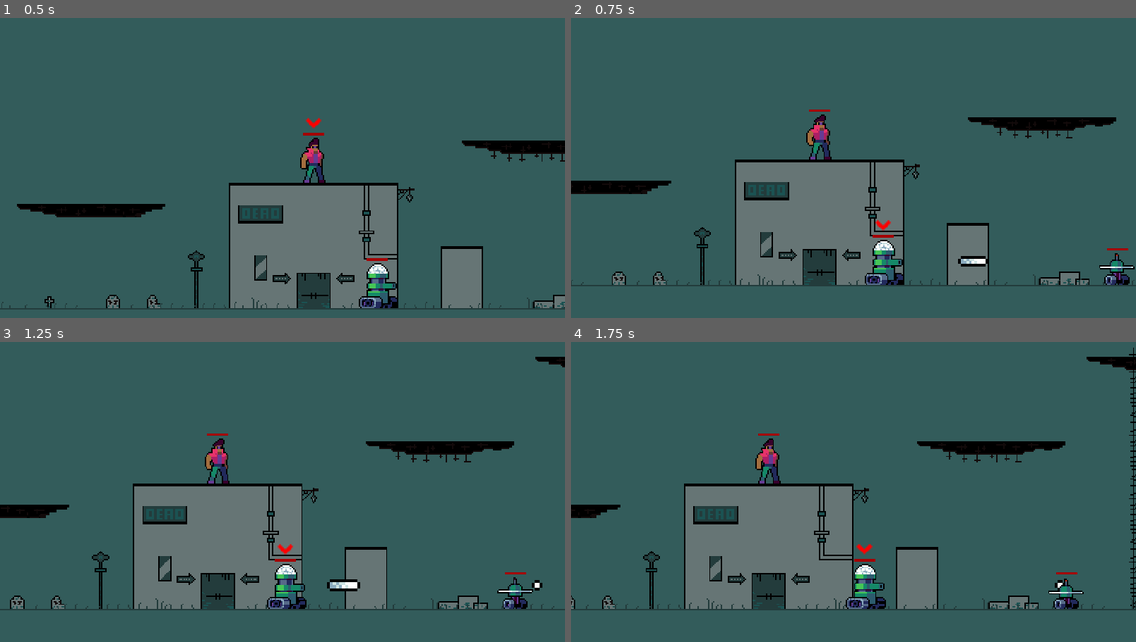
Above: before the commit, frames 1-4 (two rows, left to right).
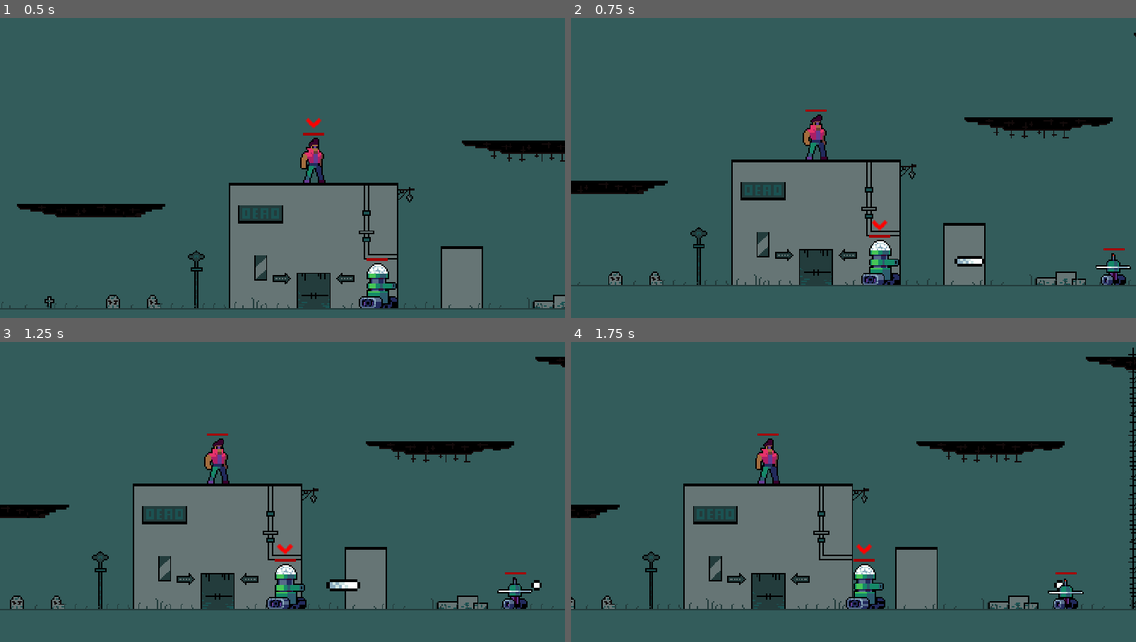
Above: after the commit, the same moments.

Repository: ericvennemeyer/taqueria-ultima
Game: Godot game, scene res://Scenes/world.tscn
Two runs of this game, one before a commit and one after it. Both use one fixed random seed, a clock stepped at 60 frames per second and the inputs below.
Inputs:
- Up to frame 1 (0.5 s): no input
- Up to frame 2 (0.75 s): tap Enter (change_player) at 0.5 s; hold D (move_right) from 0.53 s (still down); hold K (attack) from 0.53 s (still down)
- Up to frame 3 (1.25 s): keep holding D (move_right); keep holding K (attack); tap Space (jump) at 0.77 s
- Up to frame 4 (1.75 s): keep holding D (move_right); release K (attack) at 1.28 s; tap K (attack) at 1.35 s; tap Space (jump) at 1.52 s

Frame 1 is identical in both runs. In frame 2, 4.2% of the frame differs, in the area x 0-100%, y 4-89%; in frame 3, 0.6%; in frame 4, 0.9%.

Commit message:
Working on camera shake.

Diff:
--- a/Scenes/world.tscn
+++ b/Scenes/world.tscn
@@ -1,11 +1,12 @@
-[gd_scene load_steps=15 format=3 uid="uid://d2pob0ffnaeal"]
+[gd_scene load_steps=16 format=3 uid="uid://d2pob0ffnaeal"]
 
 [ext_resource type="Script" path="res://Scripts/world.gd" id="1_qihp8"]
+[ext_resource type="Script" path="res://Components/shake_component.gd" id="2_drkny"]
 [ext_resource type="PackedScene" uid="uid://cpx1ygw3suhcn" path="res://Scenes/player.tscn" id="3_uj7fh"]
 [ext_resource type="PackedScene" uid="uid://dwgdoxctxjlc0" path="res://Scenes/ladder.tscn" id="3_wcnyj"]
 [ext_resource type="Texture2D" uid="uid://cet5ypxdip8ei" path="res://Assets/Tilesets/Dead Tileset V1.png" id="5_eayi0"]
 [ext_resource type="Texture2D" uid="uid://d1wmq1ryxywku" path="res://Assets/Tilesets/SCi-fi assets planet one.png" id="5_eha45"]
-[ext_resource type="PackedScene" uid="uid://cyfp0mwm87gmv" path="res://enemy_wave_spawner.tscn" id="5_q0o1e"]
+[ext_resource type="PackedScene" uid="uid://cyfp0mwm87gmv" path="res://Scenes/enemy_wave_spawner.tscn" id="5_q0o1e"]
 [ext_resource type="Texture2D" uid="uid://bp6qgy6dr1edk" path="res://Assets/Tilesets/SCi-fi-Planet one Add ons v1.png" id="6_di7bd"]
 [ext_resource type="PackedScene" uid="uid://cj0dma3dx8ju" path="res://Scenes/tank_bot.tscn" id="7_7je4c"]
 [ext_resource type="PackedScene" uid="uid://cq5lqarmml37j" path="res://Scenes/slice_bot.tscn" id="8_kg5sa"]
@@ -645,7 +646,9 @@
 [node name="World" type="Node2D"]
 script = ExtResource("1_qihp8")
 
-[node name="Camera2D" type="Camera2D" parent="."]
+[node name="CameraContainer" type="Node2D" parent="."]
+
+[node name="Camera2D" type="Camera2D" parent="CameraContainer"]
 zoom = Vector2(1.5, 1.5)
 limit_left = 0
 limit_top = 0
@@ -658,8 +661,20 @@
 [node name="Player" parent="Player-Controlled" instance=ExtResource("3_uj7fh")]
 position = Vector2(320, 240)
 
+[node name="ShakeComponent" type="Node" parent="Player-Controlled/Player" node_paths=PackedStringArray("node")]
+script = ExtResource("2_drkny")
+node = NodePath("../../../CameraContainer")
+shake_amount = 20.0
+shake_duration = 0.5
+
 [node name="TankBot" parent="Player-Controlled" instance=ExtResource("7_7je4c")]
 position = Vector2(368, 335)
+
+[node name="ShakeComponent" type="Node" parent="Player-Controlled/TankBot" node_paths=PackedStringArray("node")]
+script = ExtResource("2_drkny")
+node = NodePath("../../../CameraContainer")
+shake_amount = 20.0
+shake_duration = 0.5
 
 [node name="SliceBot" parent="Player-Controlled" instance=ExtResource("8_kg5sa")]
 position = Vector2(545, 335)
--- a/Scripts/player.gd
+++ b/Scripts/player.gd
@@ -22,6 +22,7 @@
 @onready var coyote_jump_timer = $CoyoteJumpTimer
 @onready var spawner_component: SpawnerComponent = $Sprites/SpawnerComponent
 @onready var hurtbox_component: HurtboxComponent = $HurtboxComponent
+@onready var shake_component: ShakeComponent = $ShakeComponent
 
 
 func _ready() -> void:
@@ -98,6 +99,7 @@
 func fire_bullet():
 	var bullet = spawner_component.spawn()
 	bullet.move_component.velocity.x = bullet.move_component.velocity.x * sprites.scale.x
+	shake_component.tween_shake()
 
 
 func handle_hurt():
--- a/Scripts/tank_bot.gd
+++ b/Scripts/tank_bot.gd
@@ -17,6 +17,7 @@
 @onready var spawner_component: SpawnerComponent = $Sprites/SpawnerComponent
 @onready var hurtbox_component: HurtboxComponent = $HurtboxComponent
 @onready var explosion_spawner: SpawnerComponent = $ExplosionSpawner
+@onready var shake_component: ShakeComponent = $ShakeComponent
 
 
 func _ready() -> void:
@@ -59,6 +60,7 @@
 func fire_bullet():
 	var bullet = spawner_component.spawn()
 	bullet.move_component.velocity.x = bullet.move_component.velocity.x * sprites.scale.x
+	shake_component.tween_shake()
 
 
 func handle_hurt():
--- a/Scripts/world.gd
+++ b/Scripts/world.gd
@@ -4,7 +4,7 @@
 var current_player
 var score: int = 0
 
-@onready var camera_2d: Camera2D = $Camera2D
+@onready var camera_2d: Camera2D = $CameraContainer/Camera2D
 @onready var player_controlled: Node = $"Player-Controlled"
 @onready var enemies: Node = $Enemies
 
@@ -17,7 +17,7 @@
 		if player.is_active:
 			current_player = player
 			current_player.selection_indicator.visible = true
-			camera_2d.global_position = current_player.global_position
+			camera_2d.position = current_player.global_position
 
 	var enemy_spawner_array = enemies.get_children()
 	for spawner in enemy_spawner_array:
@@ -26,7 +26,7 @@
 
 # Called every frame. 'delta' is the elapsed time since the previous frame.
 func _process(delta: float) -> void:
-	camera_2d.global_position = current_player.global_position
+	camera_2d.position = current_player.global_position
 
 	if Input.is_action_just_pressed("change_player"):
 		change_player_character()
Renamed: enemy_wave_spawner.tscn -> Scenes/enemy_wave_spawner.tscn
